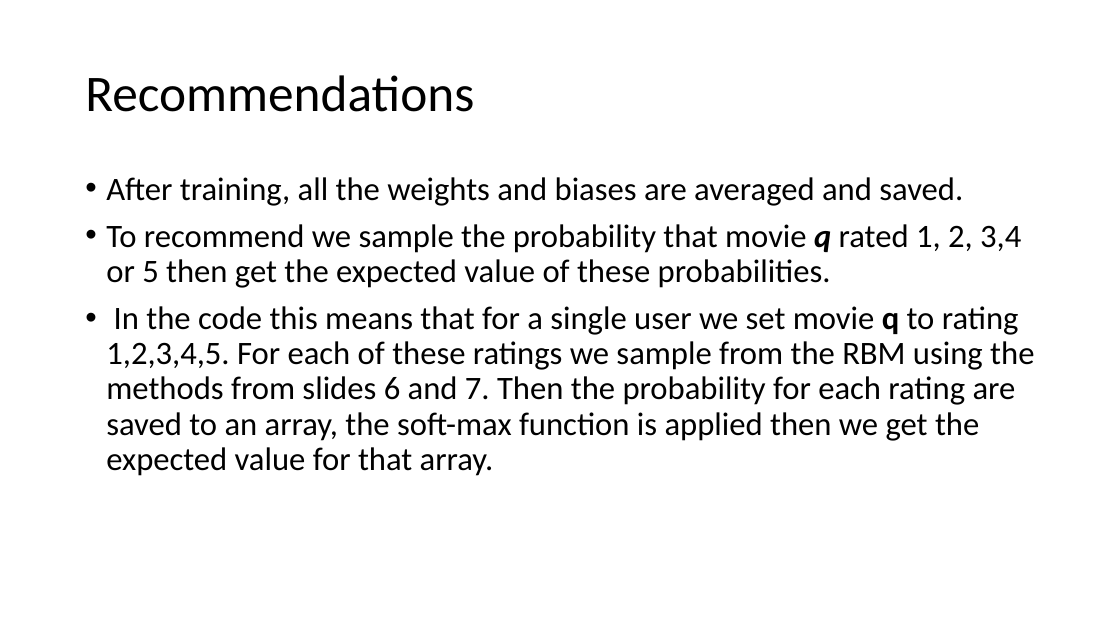
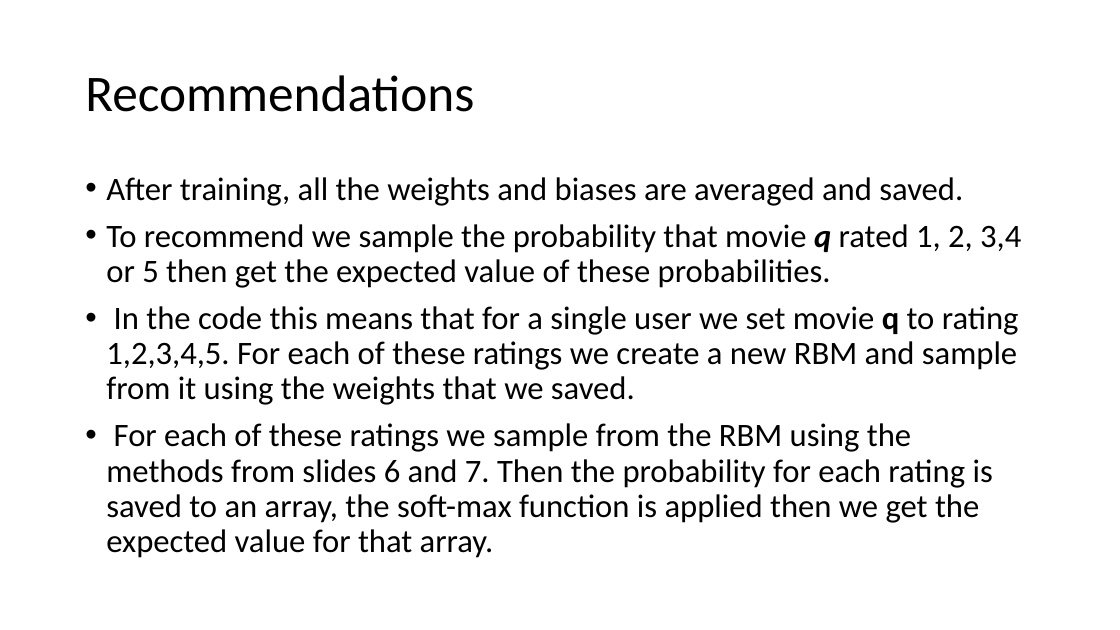
Before and after one commit to julianClayton/Recommender-RBM, a slide deck: slide 9 of rbm_cf.pptx. Drawn at 1120x630 pixels with LibreOffice and Linux fonts; fonts in the diff are those of the drawing. Boxes give left, top, right and bottom in pixels: in the first picture for what was removed or moved away, otherwise in the second. Text is boxed around its words. In the diff, an @@ line names an element or a change of style, - is before the commit and + after.

Commit message:
updated ppt

```diff
--- a/rbm_cf.pptx
+++ b/rbm_cf.pptx
@@ text at (106, 306, 1019, 558): text changed @@
-• In the code this means that for a single user we set movie q to rating 1,2,3,4,5. For each of these ratings we sample from the RBM using the methods from slides 6 and 7. Then the probability for each rating are saved to an array, the soft-max function is applied then we get the expected value for that array.
+• In the code this means that for a single user we set movie q to rating 1,2,3,4,5. For each of these ratings we create a new RBM and sample from it using the weights that we saved.
+• For each of these ratings we sample from the RBM using the methods from slides 6 and 7. Then the probability for each rating is saved to an array, the soft-max function is applied then we get the expected value for that array.
```
Also in this commit, not shown: 5 slides added.
